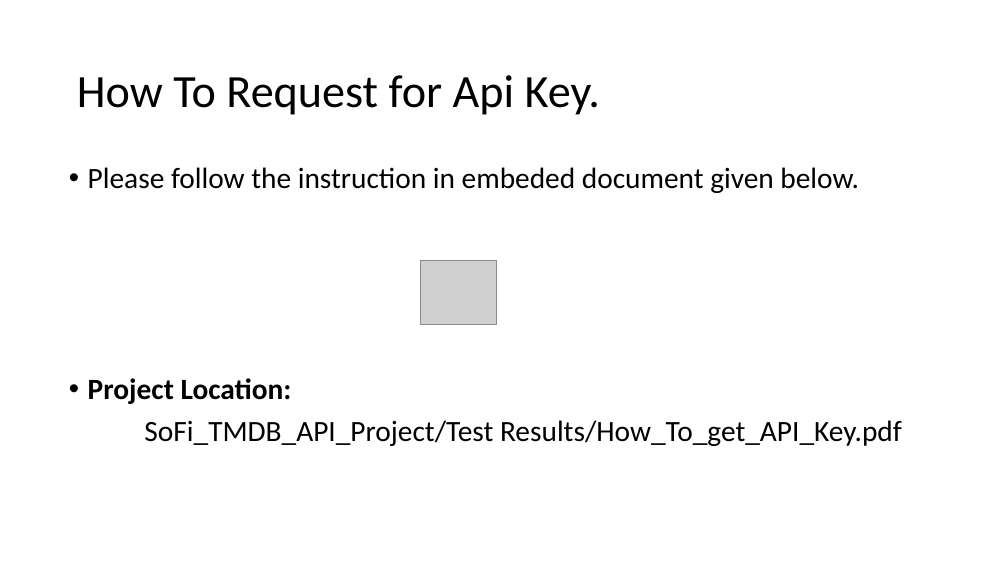
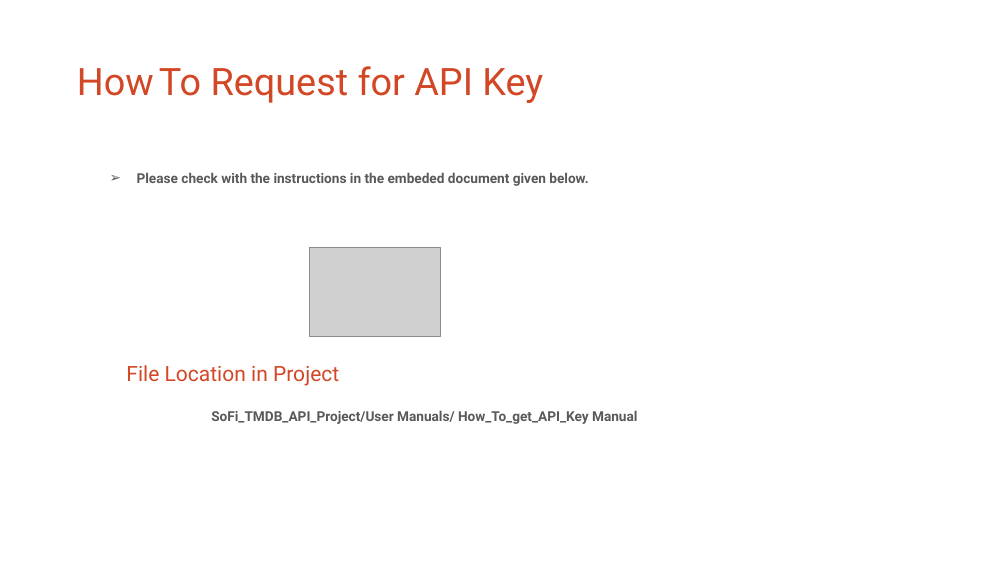
Before and after one commit to arpans2112/SoFi_TMDB_API_Project, a slide deck: slide 6 of SoFi TMDB Api Project User Guide.pptx. Drawn at 1008x567 pixels with LibreOffice and Linux fonts; fonts in the diff are those of the drawing; grey boxes stand for pictures. Boxes give left, top, right and bottom in pixels: in the first picture for what was removed or moved away, otherwise in the second. Text is boxed around its words. In the diff, an @@ line names an element or a change of style, - is before the commit and + after.

Commit message:
User Manual folder is updated

```diff
--- a/SoFi TMDB Api Project User Guide.pptx
+++ b/SoFi TMDB Api Project User Guide.pptx
@@ title at (77,66,543,103): text changed; size 44 to 36 pt; font Calibri to Roboto; text colour #000000 to #D24726 @@
-How To Request for Api Key.
+How To Request for API Key
@@ text removed at (88,167,902,446) @@
-• Please follow the instruction in embeded document given below.
-• Project Location:
-SoFi_TMDB_API_Project/Test Results/How_To_get_API_Key.pdf
@@ text added at (137,172,589,186), 13 pt, text #595959, bold @@
+➢ Please check with the instructions in the embeded document given below.
@@ picture added at (310,247,440,337) @@
@@ picture removed at (420,260,496,324) @@
@@ text added at (126,365,637,424), 13 pt, text #595959, bold @@
+File Location in Project
+SoFi_TMDB_API_Project/User Manuals/ How_To_get_API_Key Manual
```
Also in this commit, not shown: 2 other slides changed, 1 slide added, 2 other files.
